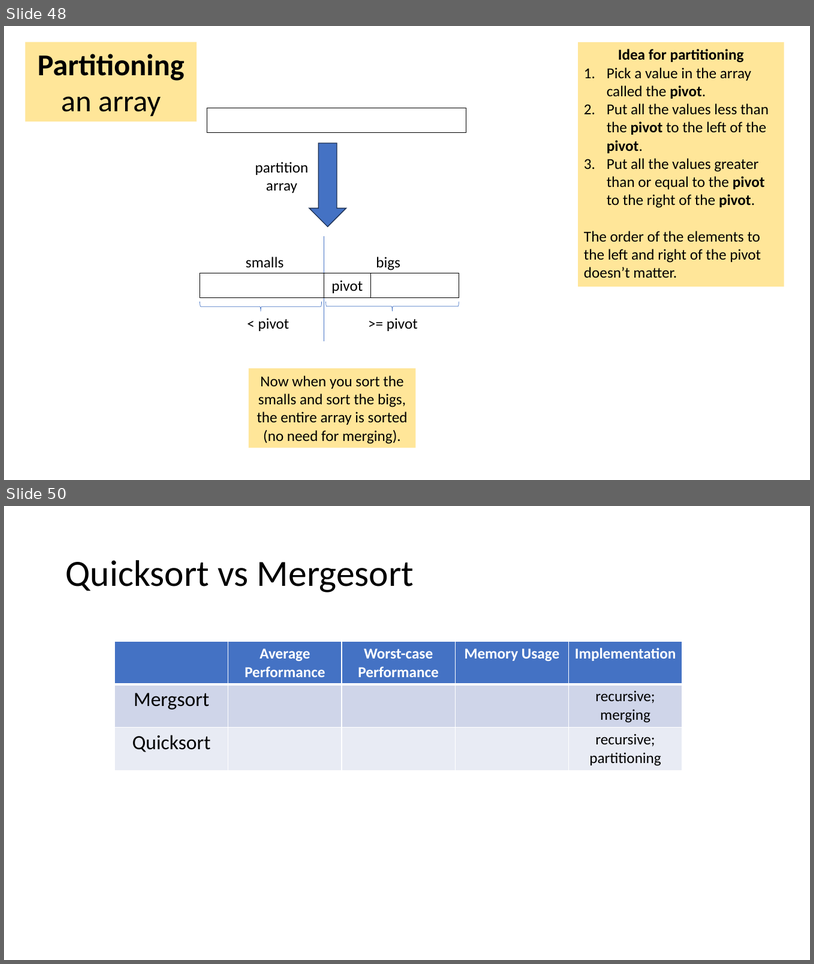
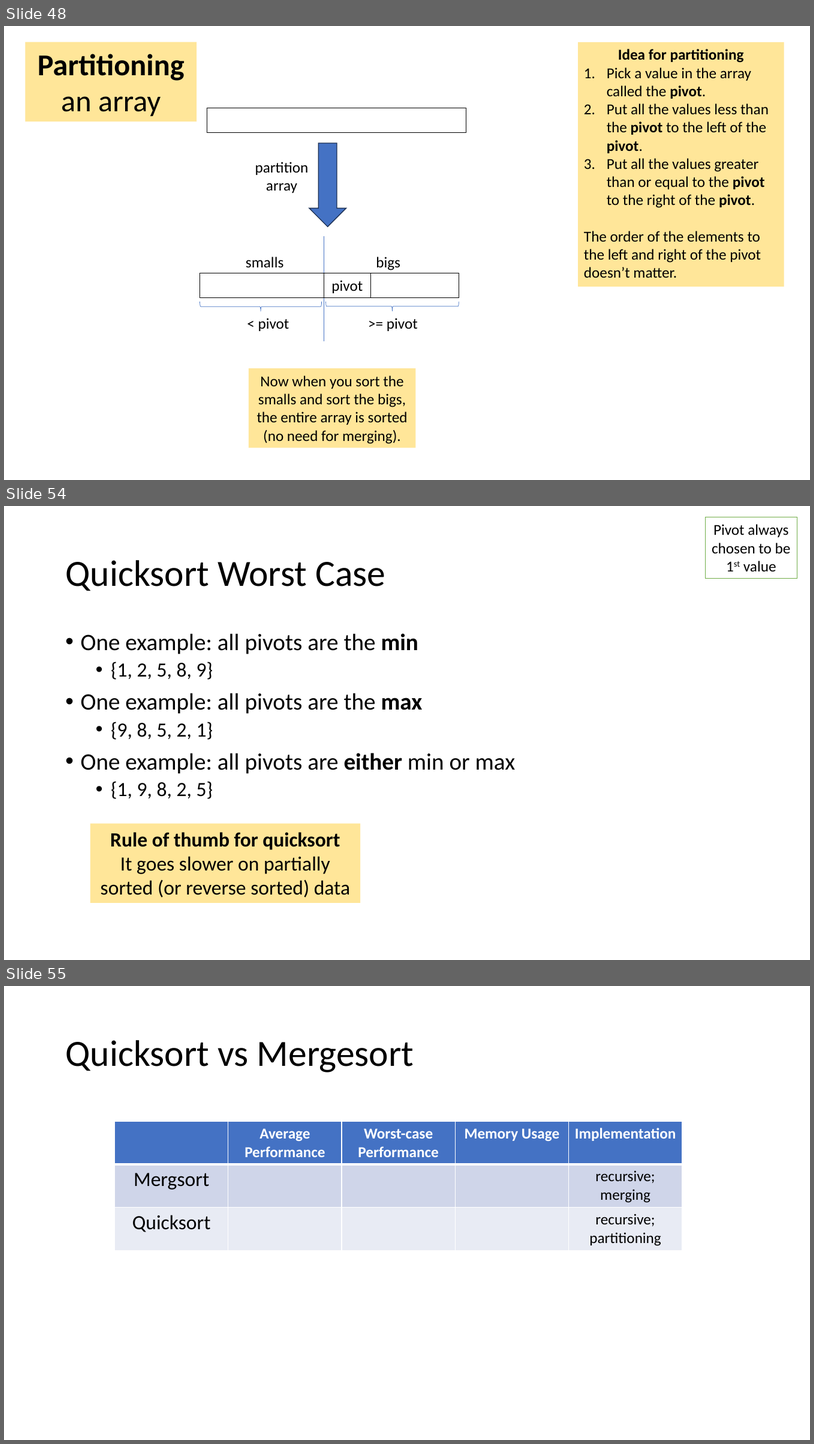
Before and after one commit to tjd1234/cmpt225summer2023, a slide deck: lecture_notes/week9/week9_sorting.pptx. Shown one above the other, each under a label of ours: slides 48 and 50 before the commit, slides 48, 54 and 55 after it; the slides between them are not shown. The pictures are 814x964 and 814x1444 pixels, drawn with LibreOffice and Linux fonts; fonts in the diff are those of the drawing. Boxes give left, top, right and bottom in pixels: in the first picture for what was removed or moved away, otherwise in the second. Text is boxed around its words. In the diff, an @@ line names an element or a change of style, - is before the commit and + after.

```diff
--- a/lecture_notes/week9/week9_sorting.pptx
+++ b/lecture_notes/week9/week9_sorting.pptx
@@ slide 54 added at [4, 506, 810, 960], background #FFFFFF @@
@@ rectangle added at [706, 517, 798, 578], fill #FFFFFF, outline #70AD47 1 pt, 18 pt, text #000000 @@
+Pivot always chosen to be 1st value
@@ title added at [65, 560, 386, 591], 44 pt, text #000000 @@
+Quicksort Worst Case
@@ text added at [81, 633, 516, 799], 28 pt, text #000000 @@
+• One example: all pivots are the min
+  • {1, 2, 5, 8, 9}
+• One example: all pivots are the max
+  • {9, 8, 5, 2, 1}
+• One example: all pivots are either min or max
+  • {1, 9, 8, 2, 5}
@@ rectangle added at [90, 823, 361, 903], fill #FFE699, 24 pt, text #000000 @@
+Rule of thumb for quicksort
+It goes slower on partially sorted (or reverse sorted) data
@@ what was slide 50 is now slide 55 @@
```
Also in this commit, not shown: 2 slides changed, 4 other slides added.
